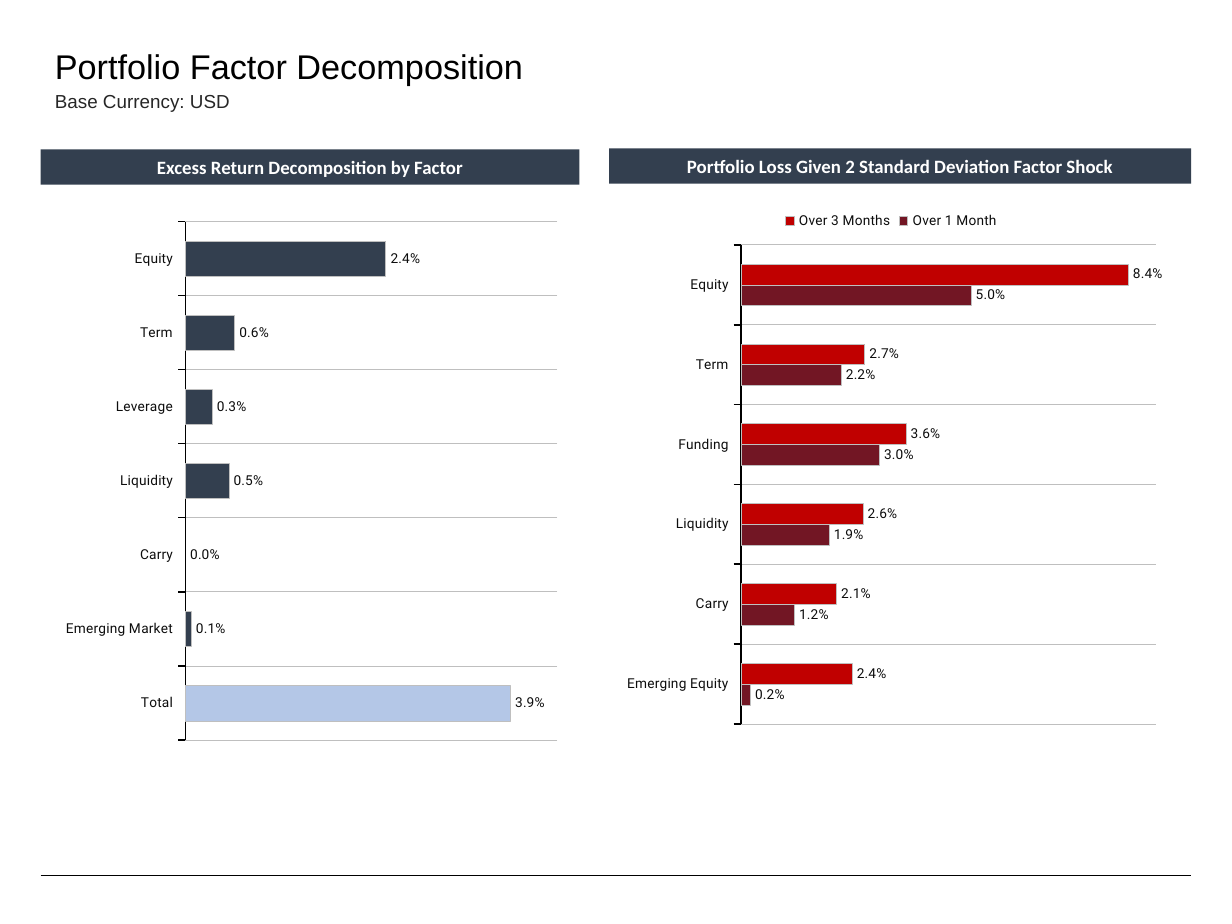
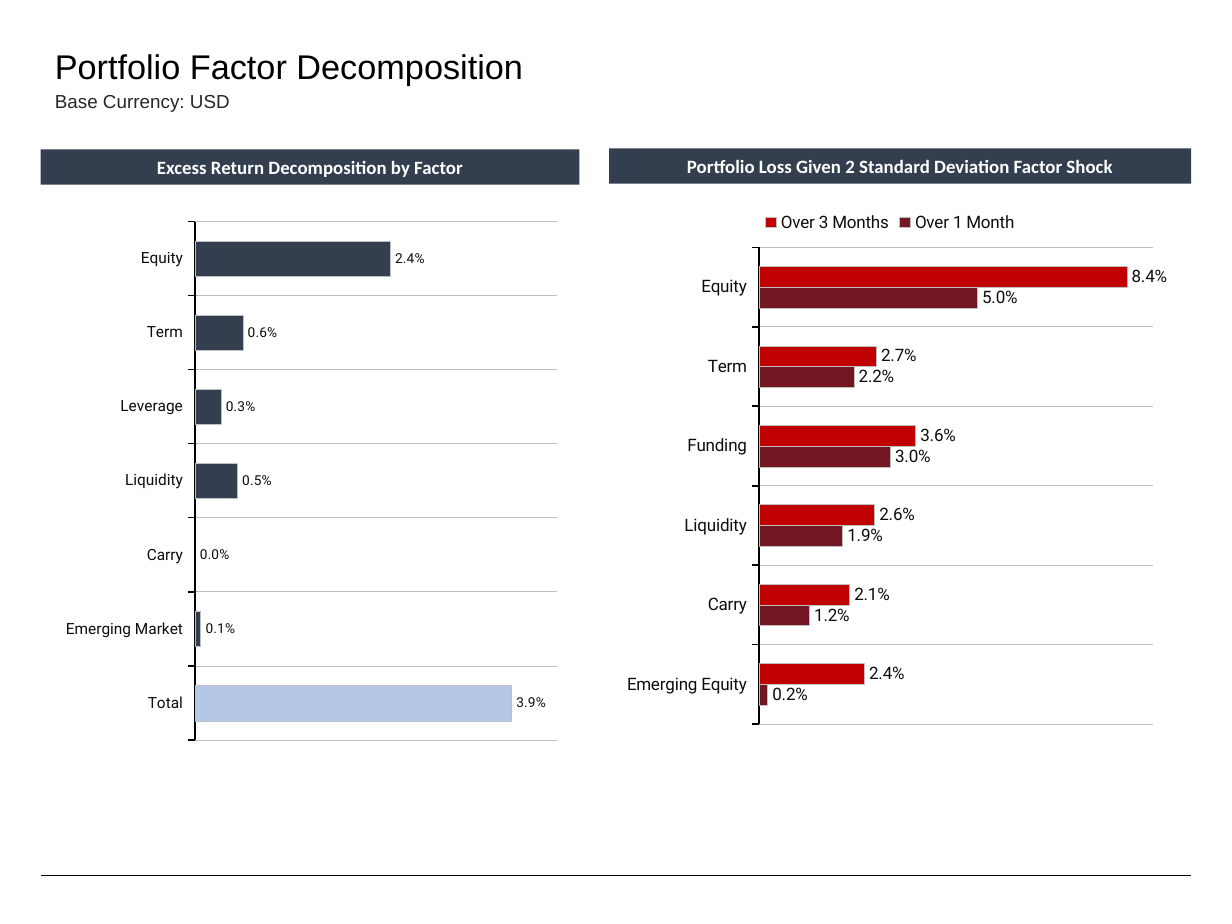
Before and after one commit to fabarker/epsilon-phi, a slide deck: slide 8 of epsilon-phi-core/src/python/epsilonPhi/ep_saa/marketing/Auto.pptx (slide 7 before the commit). Drawn at 1232x924 pixels with LibreOffice and Linux fonts; fonts in the diff are those of the drawing. Boxes give left, top, right and bottom in pixels: in the first picture for what was removed or moved away, otherwise in the second. Text is boxed around its words. In the diff, an @@ line names an element or a change of style, - is before the commit and + after.

```diff
--- a/epsilon-phi-core/src/python/epsilonPhi/ep_saa/marketing/Auto.pptx
+++ b/epsilon-phi-core/src/python/epsilonPhi/ep_saa/marketing/Auto.pptx
@@ bar chart at (616,198,1167,734) @@
@@ data labels of Over 1 Month changed @@
@@ data labels of Over 3 Months changed @@
@@ legend changed @@
@@ category axis changed @@
@@ lettering changed @@
@@ bar chart at (55,211,568,750) @@
@@ category axis changed @@
```
Also in this commit, not shown: 10 slides added, 4 slides removed, 34 other files.
